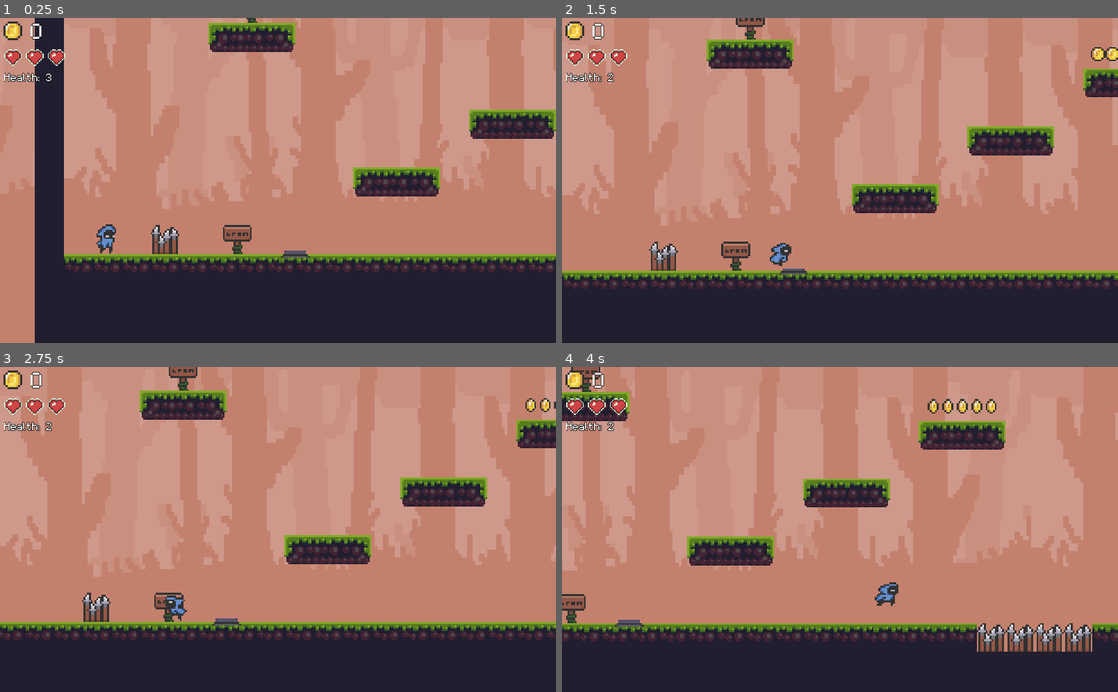
Above: before the commit, frames 1-4 (two rows, left to right).
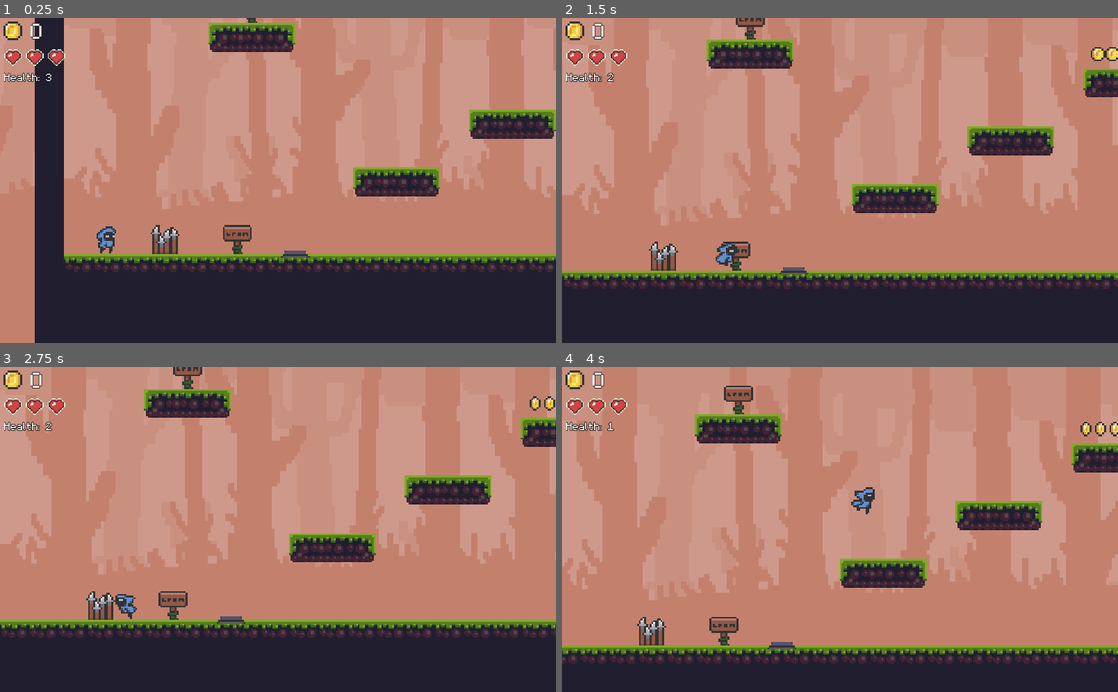
Above: after the commit, the same moments.

Repository: ninicdennis/platformer-playground
Game: Godot game, scene res://scenes/World.tscn
Two runs of this game, one before a commit and one after it. Both use one fixed random seed, a clock stepped at 60 frames per second and the inputs below.
Inputs:
- Up to frame 1 (0.25 s): no input
- Up to frame 2 (1.5 s): hold Right (ui_right) from 0.53 s (still down); tap Shift (dash) at 0.6 s; tap Up (ui_up) at 0.77 s; tap E (use) at 1.35 s
- Up to frame 3 (2.75 s): tap Up (ui_up) at 1.52 s; release Right (ui_right) at 2.03 s; hold Left (ui_left) from 2.03 s (still down); tap Shift (dash) at 2.1 s
- Up to frame 4 (4 s): release Left (ui_left) at 2.78 s; hold Right (ui_right) from 2.78 s (still down); tap E (use) at 2.85 s; tap Up (ui_up) at 3.02, 3.77 s; tap Shift (dash) at 3.6 s

The runs differ from the first frame. In frame 1, 0.1% of the frame differs, in the area x 17-21%, y 63-71%; in frame 2, 0.4%; in frame 3, 15%; in frame 4, 38%, in the area x 0-100%, y 0-92%.

Commit message:
Updated some speed and timers in demo.

Diff:
--- a/scenes/Player.tscn
+++ b/scenes/Player.tscn
@@ -95,7 +95,7 @@
 "frames": [ SubResource( 6 ), SubResource( 7 ), SubResource( 8 ), SubResource( 9 ), SubResource( 10 ), SubResource( 11 ) ],
 "loop": true,
 "name": "running",
-"speed": 10.0
+"speed": 15.0
 }, {
 "frames": [ SubResource( 12 ), SubResource( 13 ), SubResource( 14 ) ],
 "loop": false,
@@ -134,10 +134,11 @@
 position = Vector2( 0.157486, 0 )
 frames = SubResource( 18 )
 animation = "idle"
+frame = 1
 playing = true
 
 [node name="DamageTimer" type="Timer" parent="."]
-wait_time = 0.3
+wait_time = 0.5
 one_shot = true
 
 [connection signal="animation_finished" from="AnimatedSprite" to="." method="_on_AnimatedSprite_animation_finished"]
--- a/scenes/World.tscn
+++ b/scenes/World.tscn
@@ -156,4 +156,7 @@
 [connection signal="on_allow_e_pressed" from="TextBoard" to="Player" method="_on_TextBoard_on_allow_e_pressed"]
 [connection signal="on_allow_e_pressed" from="TextBoard2" to="Player" method="_on_TextBoard_on_allow_e_pressed"]
 [connection signal="update_health" from="Spike-4/Spikes" to="." method="_on_Spikes_update_health"]
+[connection signal="update_health" from="Spike-4/Spikes2" to="." method="_on_Spikes_update_health"]
+[connection signal="update_health" from="Spike-4/Spikes3" to="." method="_on_Spikes_update_health"]
+[connection signal="update_health" from="Spike-4/Spikes4" to="." method="_on_Spikes_update_health"]
 [connection signal="update_health" from="Spikes" to="." method="_on_Spikes_update_health"]
